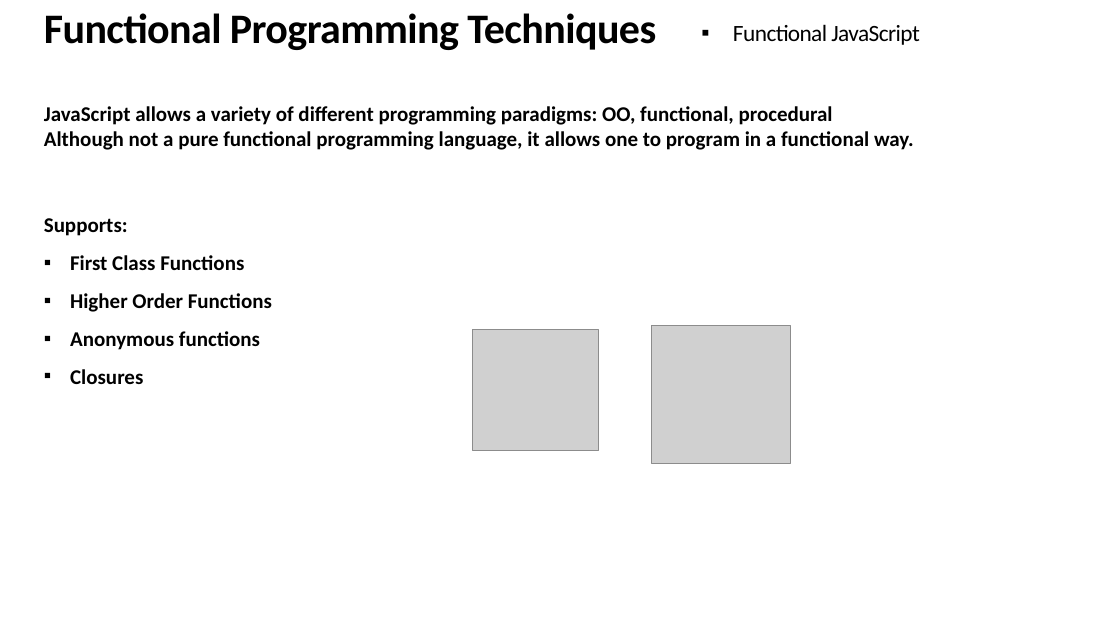
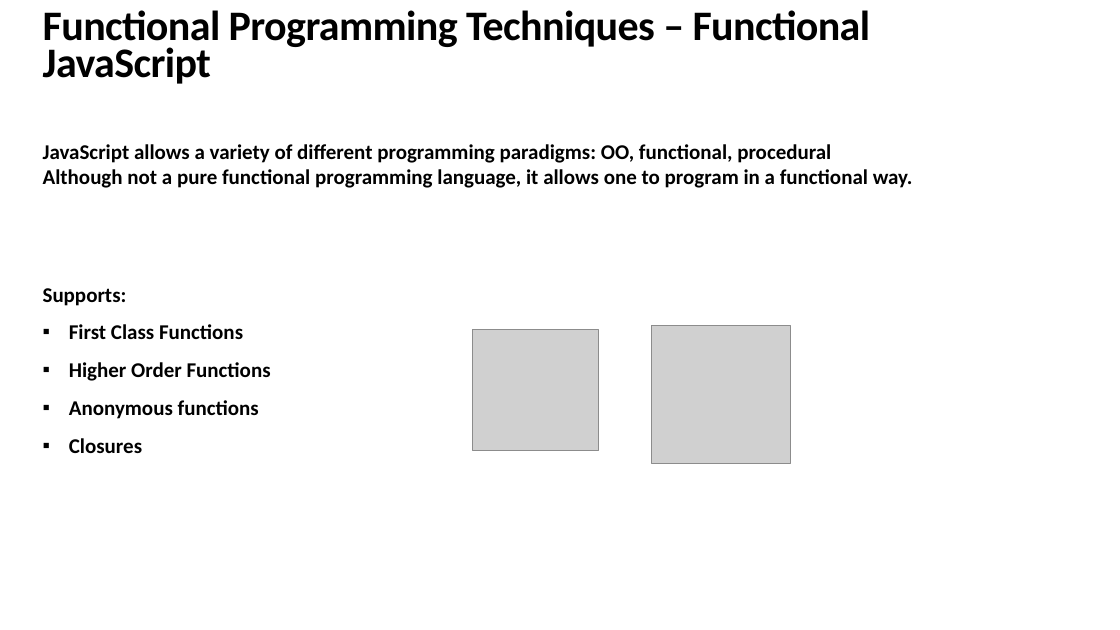
Before and after one commit to srdjan/workshop-functional-js, a slide deck: slide 26 of Functional-javascript.pptx. Drawn at 1120x630 pixels with LibreOffice and Linux fonts; fonts in the diff are those of the drawing; grey boxes stand for pictures. Boxes give left, top, right and bottom in pixels: in the first picture for what was removed or moved away, otherwise in the second. Text is boxed around its words. In the diff, an @@ line names an element or a change of style, - is before the commit and + after.

```diff
--- a/Functional-javascript.pptx
+++ b/Functional-javascript.pptx
@@ text at (43,10,871,84): text changed @@
-Functional Programming Techniques
+Functional Programming Techniques – Functional JavaScript
@@ text removed at (733,24,920,45) @@
-▪ Functional JavaScript
@@ text "JavaScript allows a variety of ...": place and size @@
-text "JavaScript allows a variety of ..." at (44,106,914,150)
+text "JavaScript allows a variety of ..." at (43,144,913,188)
@@ text "Supports:": place and size @@
-text "Supports:" at (44,218,272,384)
+text "Supports:" at (43,288,271,453)
```
Also in this commit, not shown: 38 other slides changed, 2 other files.
